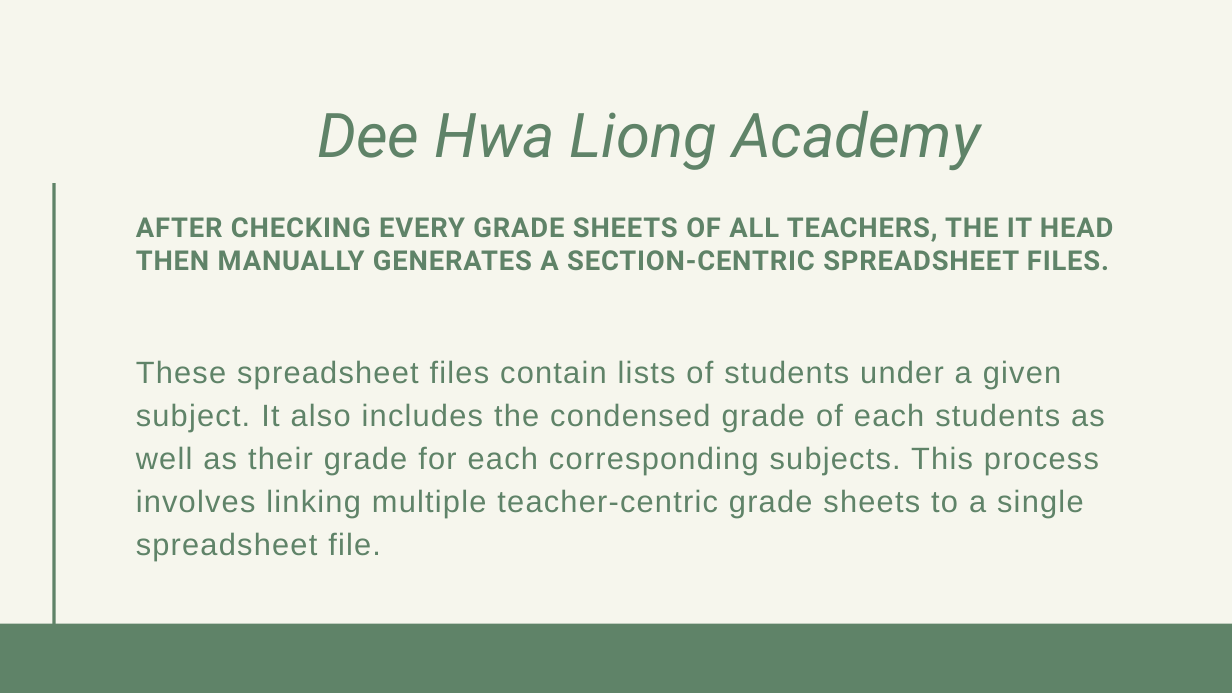
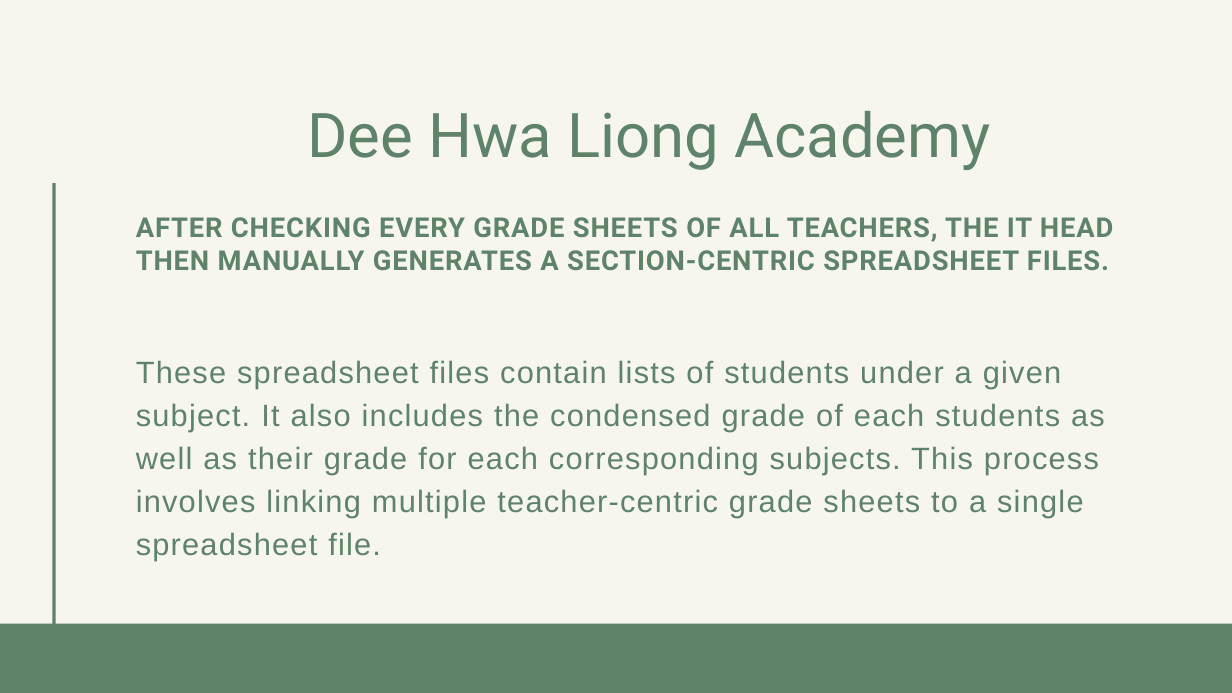
Before and after one commit to blankart/dhla-web-app, a slide deck: slide 13 of SP/Proposal.pptx. Drawn at 1232x693 pixels with LibreOffice and Linux fonts; fonts in the diff are those of the drawing. Boxes give left, top, right and bottom in pixels: in the first picture for what was removed or moved away, otherwise in the second. Text is boxed around its words. In the diff, an @@ line names an element or a change of style, - is before the commit and + after.

Commit message:
Format ppt

```diff
--- a/SP/Proposal.pptx
+++ b/SP/Proposal.pptx
@@ text "Dee Hwa Liong Academy" at (307,111,990,170): italic off @@
```
Also in this commit, not shown: 21 other slides changed, 8 other files.
